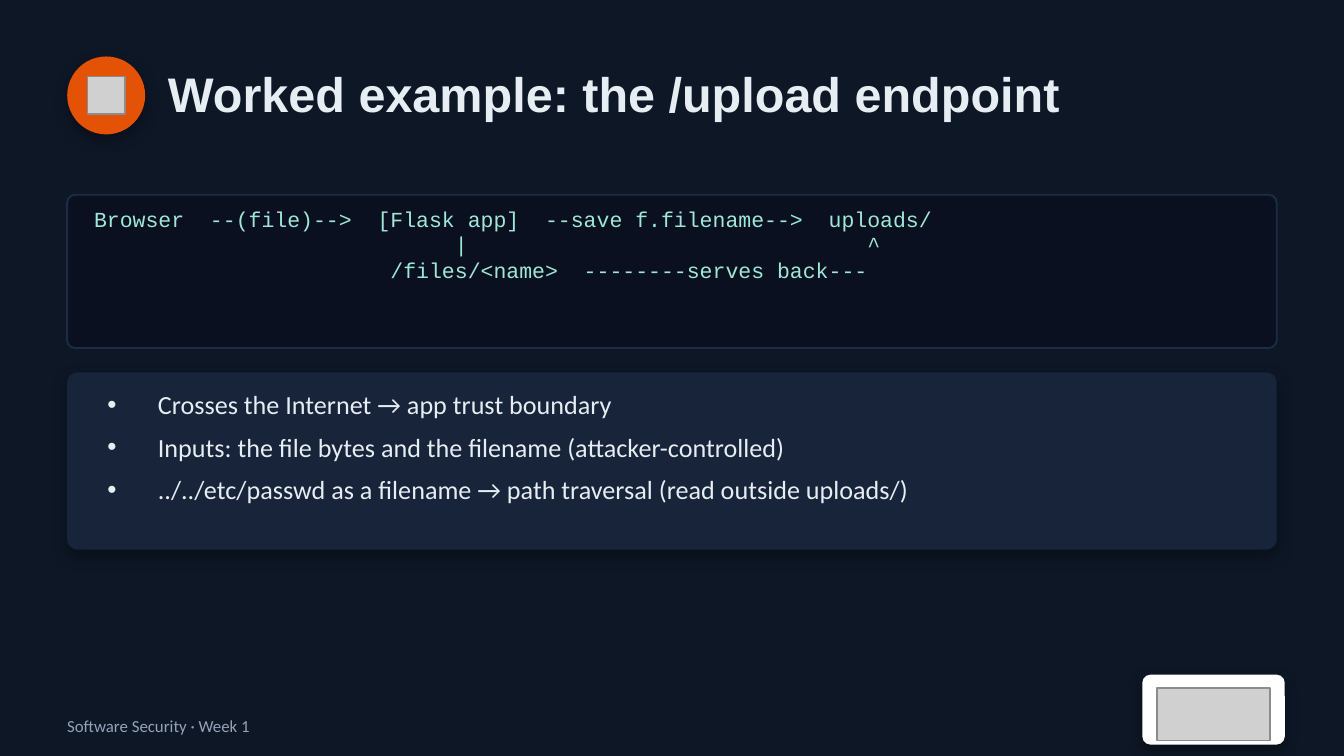
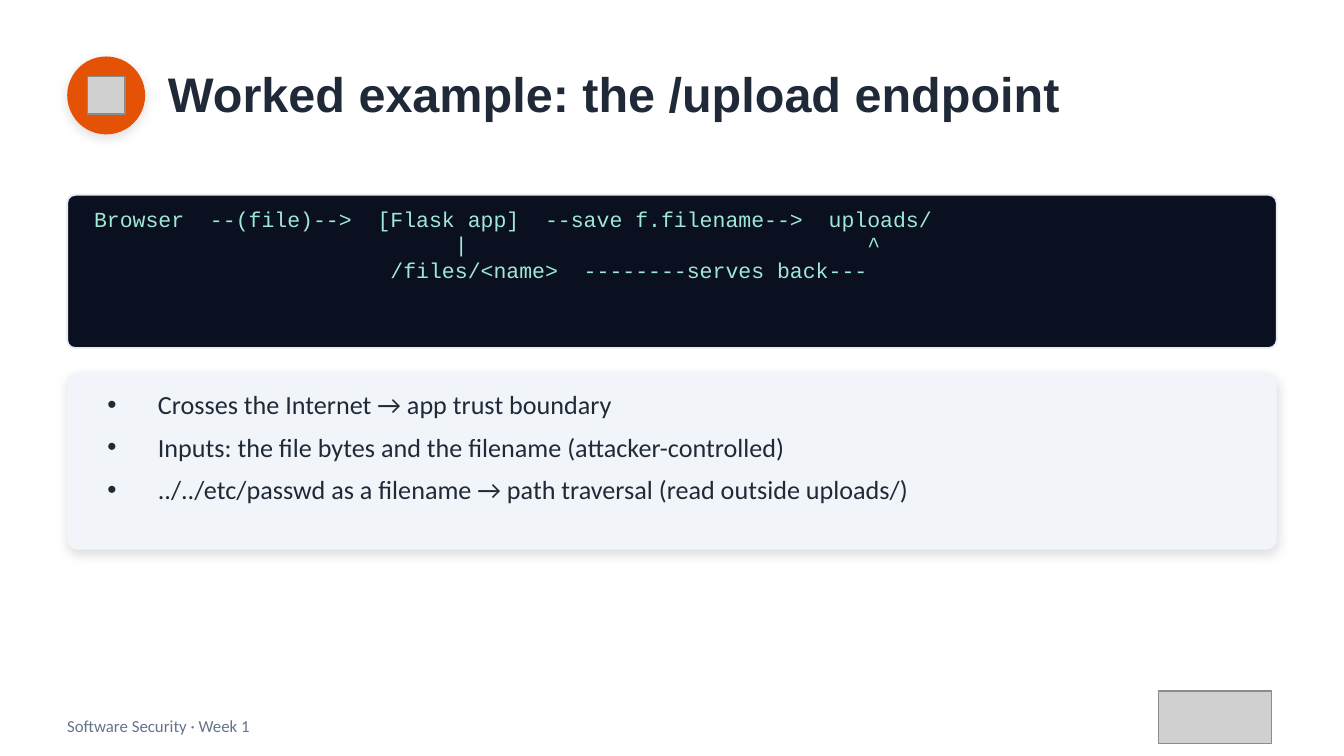
Before and after one commit to nutthakorn7/software-security, a slide deck: slide 7 of slides/pptx/week01.pptx. Drawn at 1344x756 pixels with LibreOffice and Linux fonts; fonts in the diff are those of the drawing; grey boxes stand for pictures. Boxes give left, top, right and bottom in pixels: in the first picture for what was removed or moved away, otherwise in the second. Text is boxed around its words. In the diff, an @@ line names an element or a change of style, - is before the commit and + after.

```diff
--- a/slides/pptx/week01.pptx
+++ b/slides/pptx/week01.pptx
@@ background #0E1726 to #FFFFFF @@
@@ ellipse at (67, 56, 145, 134): shadow changed @@
@@ text "Worked example: the /upload endpoint" at (168, 77, 1060, 121): text colour #E6EDF3 to #1F2937 @@
@@ rounded rectangle at (67, 195, 1277, 348): outline #1E2B45 1 pt to #E8EDF3 1 pt @@
@@ rounded rectangle at (67, 372, 1277, 550): fill #18243A to #F1F5F9; shadow changed @@
@@ text "Crosses the Internet → app ..." at (158, 396, 908, 504): text colour #E6EDF3 to #1F2937 @@
@@ rounded rectangle removed at (1142, 675, 1285, 745) @@
@@ text "Software Security · Week 1" at (67, 720, 250, 735): text colour #94A3B8 to #64748B @@
```
Also in this commit, not shown: 16 other slides changed, 19 other files.
